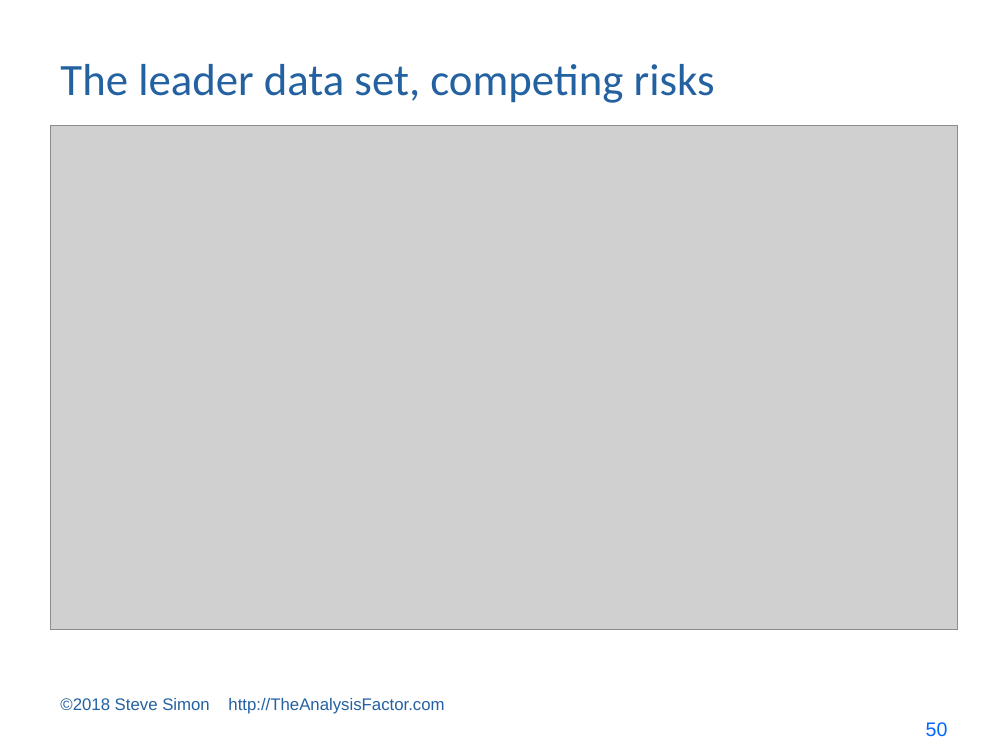
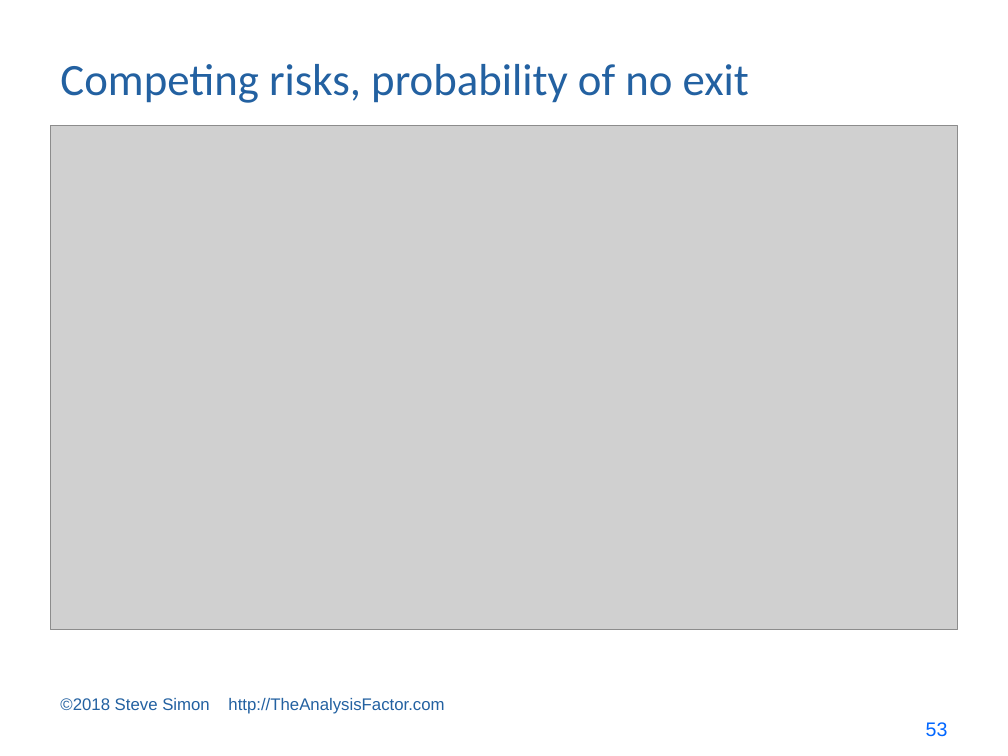
Before and after one commit to pmean/survival-models, a slide deck: slide 53 of bin/survival lecture 8.pptx (slide 50 before the commit). Drawn at 1008x756 pixels with LibreOffice and Linux fonts; fonts in the diff are those of the drawing; grey boxes stand for pictures. Boxes give left, top, right and bottom in pixels: in the first picture for what was removed or moved away, otherwise in the second. Text is boxed around its words. In the diff, an @@ line names an element or a change of style, - is before the commit and + after.

```diff
--- a/bin/survival lecture 8.pptx
+++ b/bin/survival lecture 8.pptx
@@ title at box(60, 64, 749, 103): text changed @@
-The leader data set, competing risks
+Competing risks, probability of no exit
@@ page number at box(926, 722, 948, 737): text changed @@
-50
+53
```
Also in this commit, not shown: 3 other slides changed, 5 slides added, 5 other files.
